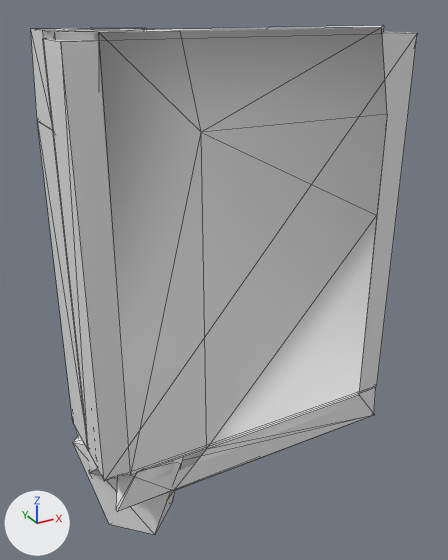
What one commit did to the Blender file wall_left.blend.
Before and after are seen from a 50 mm camera at (-18.0, -85.0, 262.0) aimed at (127.0, 180.0, 130.0). Arrows for +X, +Y and +Z are at lower left; the lights stay in place. Mesh edges are drawn as thin lines. Materials are left out; every surface is plain grey. Objects named as collision shapes, trigger or cutter boxes, shadow casters or lower levels of detail are left out.

Objects in the first picture: '$def_shield10', '$def_shield14', '$floor_hull', '$strut_neck02', '$strut_neck04', 'albatross'.
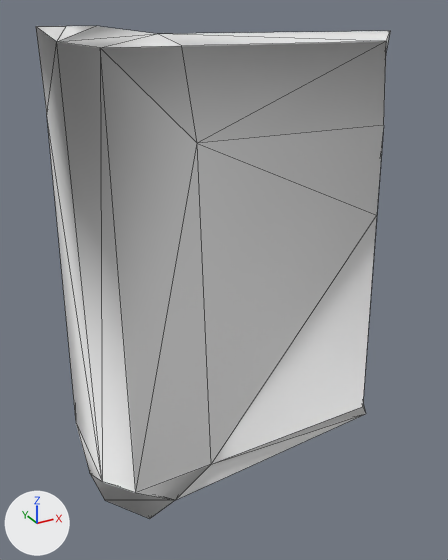
Location of each change, [x1, y1, x2, y2] in pixels of the pictures (448 x 560 px):
'albatross', reshaped: before [46, 25, 387, 497]; after [36, 26, 390, 519]
'$def_shield14', hidden: before [43, 32, 417, 481]
'$floor_hull', hidden: before [116, 387, 376, 512]
'$strut_neck04', hidden: before [37, 121, 88, 450]
'$strut_neck02', hidden: before [73, 435, 183, 534]
'$def_shield10', hidden: before [31, 28, 146, 130]

The change in detail:
me_albatross is used by ob_albatross; location (0.0, 0.0, 0.0).
me_albatross had 42 vertices, 79 faces and spanned x 45.0..215.0, y 147.0..212.0, z 4.0..254.0.
me_albatross now has 42 vertices, 79 faces and spans x 45.0..215.0, y 142.0..215.0, z 2.0..255.0.
me_albatross part 1: 41 of 42 vertices moved; they spanned x 45.0..215.0, y 147.0..212.0, z 4.0..254.0 and now span x 45.0..215.0, y 142.0..215.0, z 2.0..255.0; mean shift (0.0, -1.0, 0.0); largest move (70.0, 212.0, 52.0) -> (70.0, 205.0, 60.0).
Object '$def_shield10' (ob_def_shield10) is now hidden.
Object '$def_shield14' (ob_def_shield14) is now hidden.
Object '$strut_neck02' (ob_strut_neck02) is now hidden.
Object '$strut_neck04' (ob_strut_neck04) is now hidden.
Object '$floor_hull' (ob_floor_hull) is now hidden.
